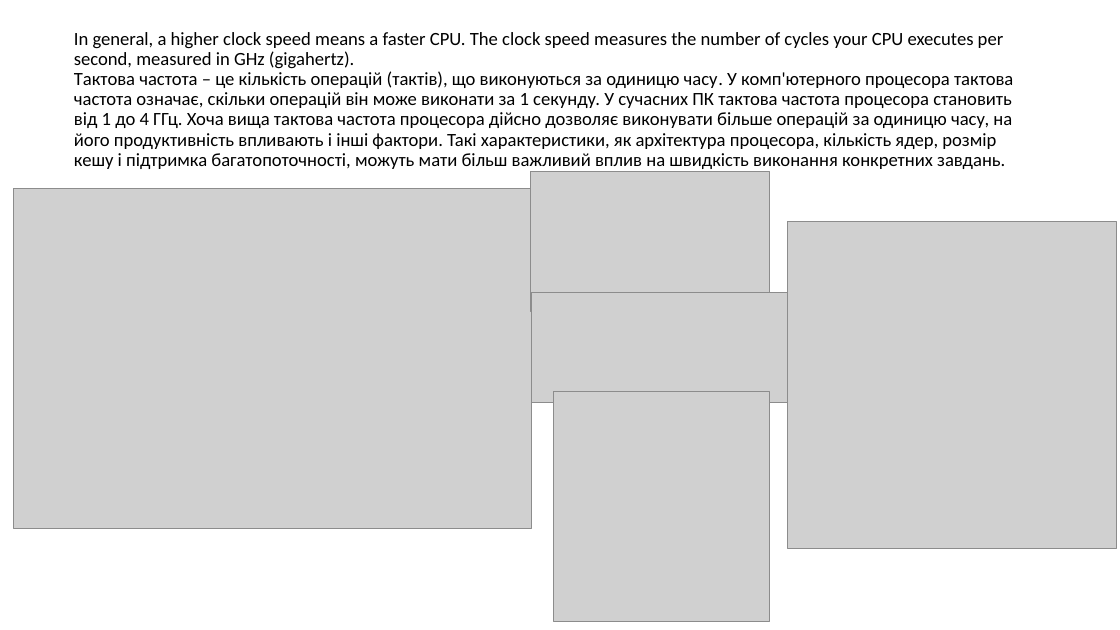
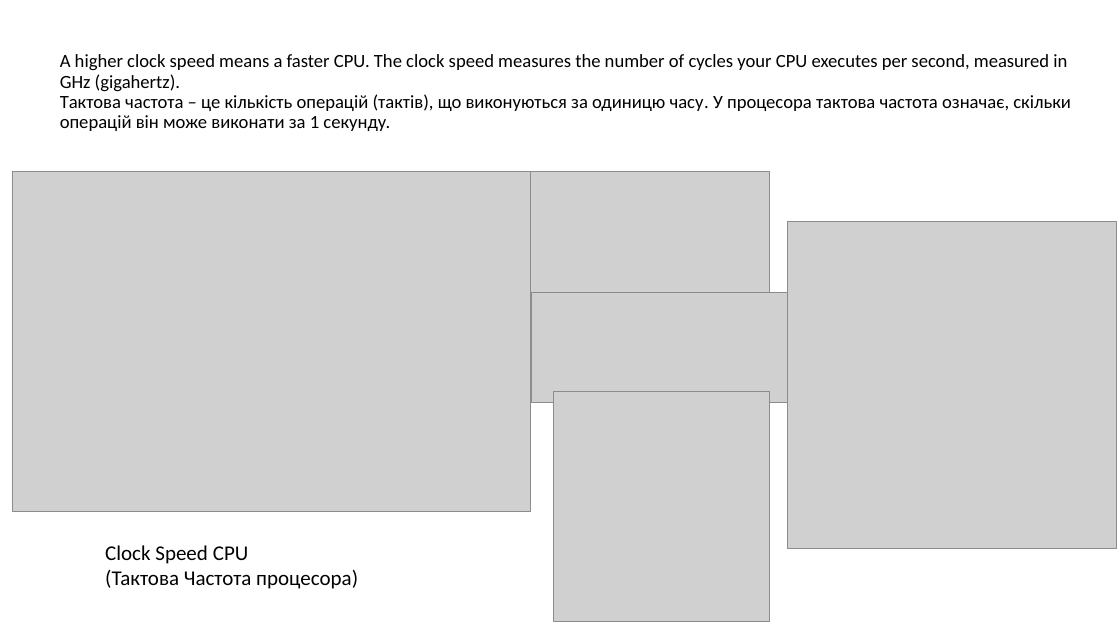
Before and after one commit to yuriypts/.net, a slide deck: slide 1 of Computer Science/CPU Clock Speed (Тактова частота).pptx (slide 2 before the commit). Drawn at 1120x630 pixels with LibreOffice and Linux fonts; fonts in the diff are those of the drawing; grey boxes stand for pictures. Boxes give left, top, right and bottom in pixels: in the first picture for what was removed or moved away, otherwise in the second. Text is boxed around its words. In the diff, an @@ line names an element or a change of style, - is before the commit and + after.

```diff
--- a/Computer Science/CPU Clock Speed (Тактова частота).pptx
+++ b/Computer Science/CPU Clock Speed (Тактова частота).pptx
@@ title at <box>60,54,1071,131</box>: text changed @@
-In general, a higher clock speed means a faster CPU. The clock speed measures the number of cycles your CPU executes per second, measured in GHz (gigahertz).
-Тактова частота – це кількість операцій (тактів), що виконуються за одиницю часу. У комп'ютерного процесора тактова частота означає, скільки операцій він може виконати за 1 секунду. У сучасних ПК тактова частота процесора становить від 1 до 4 ГГц. Хоча вища тактова частота процесора дійсно дозволяє виконувати більше операцій за одиницю часу, на його продуктивність впливають і інші фактори. Такі характеристики, як архітектура процесора, кількість ядер, розмір кешу і підтримка багатопоточності, можуть мати більш важливий вплив на швидкість виконання конкретних завдань.
+A higher clock speed means a faster CPU. The clock speed measures the number of cycles your CPU executes per second, measured in GHz (gigahertz).
+Тактова частота – це кількість операцій (тактів), що виконуються за одиницю часу. У процесора тактова частота означає, скільки операцій він може виконати за 1 секунду.
@@ picture: place and size @@
-picture at <box>14,188,533,528</box>
+picture at <box>13,171,531,512</box>
@@ text added at <box>105,545,358,589</box>, 18 pt, text #000000 @@
+Clock Speed CPU
+(Тактова Частота процесора)
```
Also in this commit, not shown: 1 slide removed, 1 other file.
